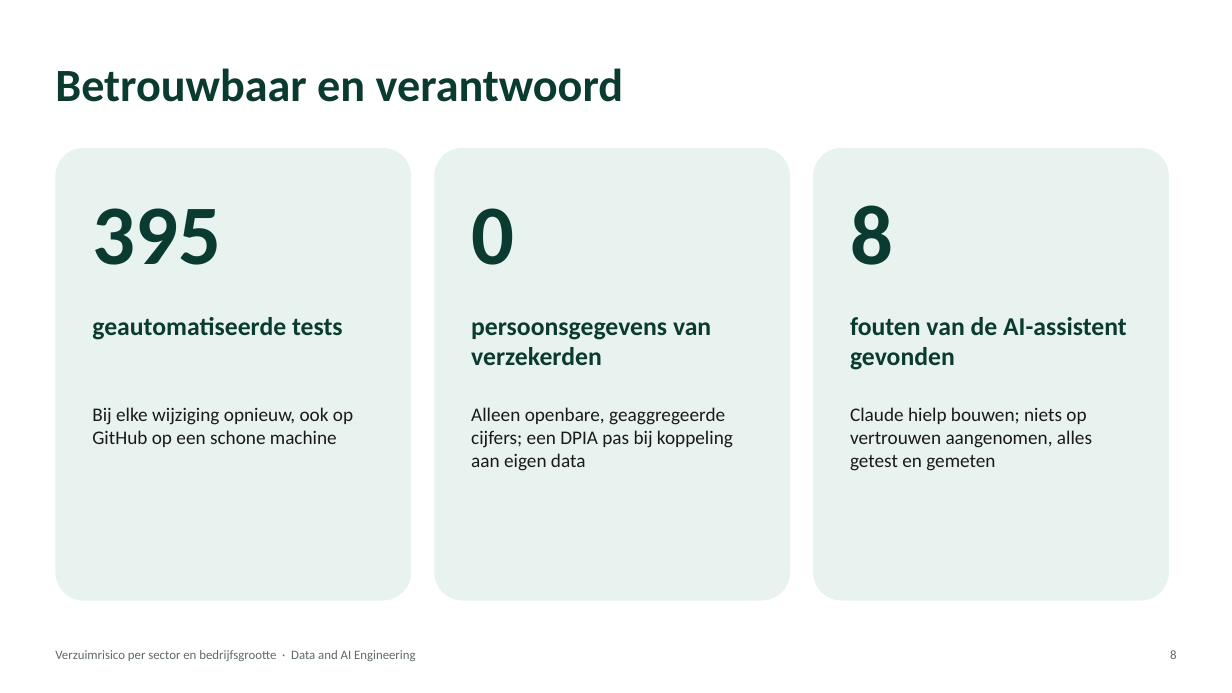
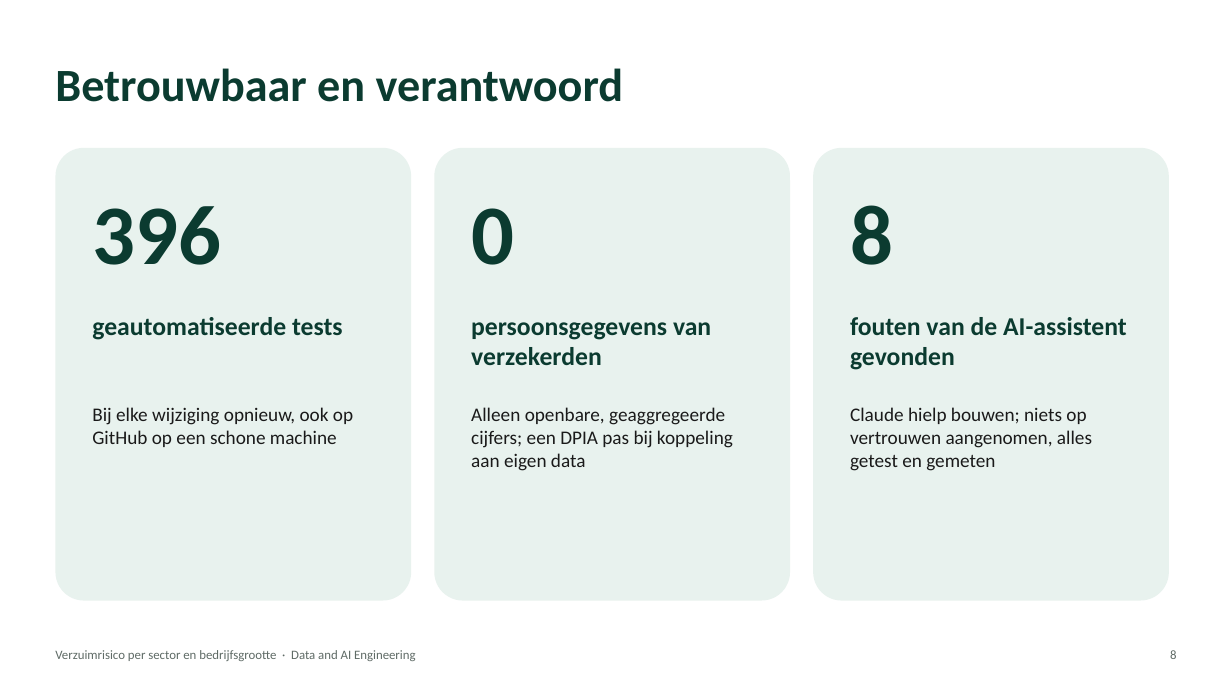
Before and after one commit to stefancodecommit/AOV_Lakehouse, a slide deck: slide 9 of docs/presentatie.pptx. Drawn at 1232x693 pixels with LibreOffice and Linux fonts; fonts in the diff are those of the drawing. Boxes give left, top, right and bottom in pixels: in the first picture for what was removed or moved away, otherwise in the second. Text is boxed around its words. In the diff, an @@ line names an element or a change of style, - is before the commit and + after.

```diff
--- a/docs/presentatie.pptx
+++ b/docs/presentatie.pptx
@@ text at <box>92,206,221,265</box>: text changed @@
-395
+396
```
Also in this commit, not shown: 11 other files.
